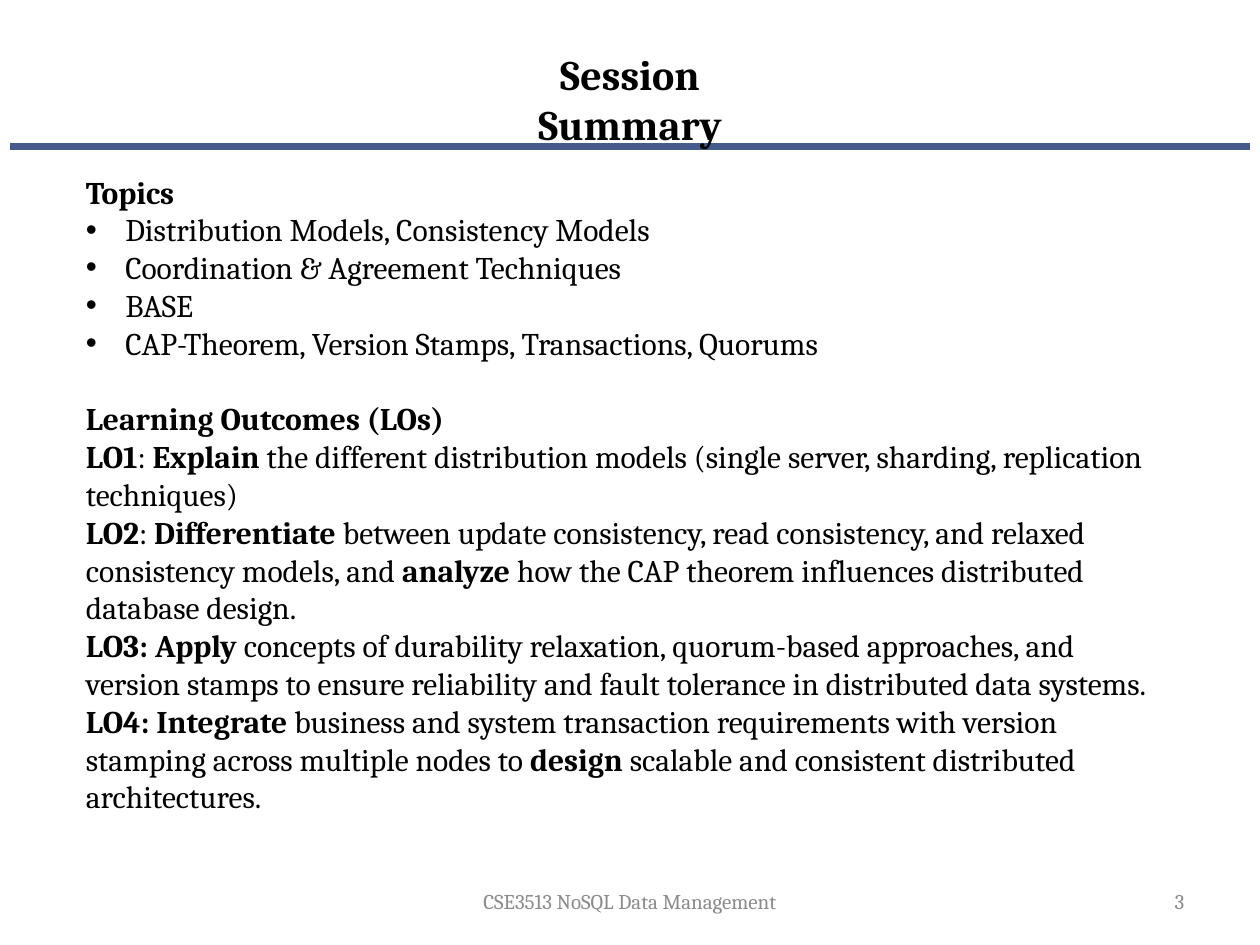
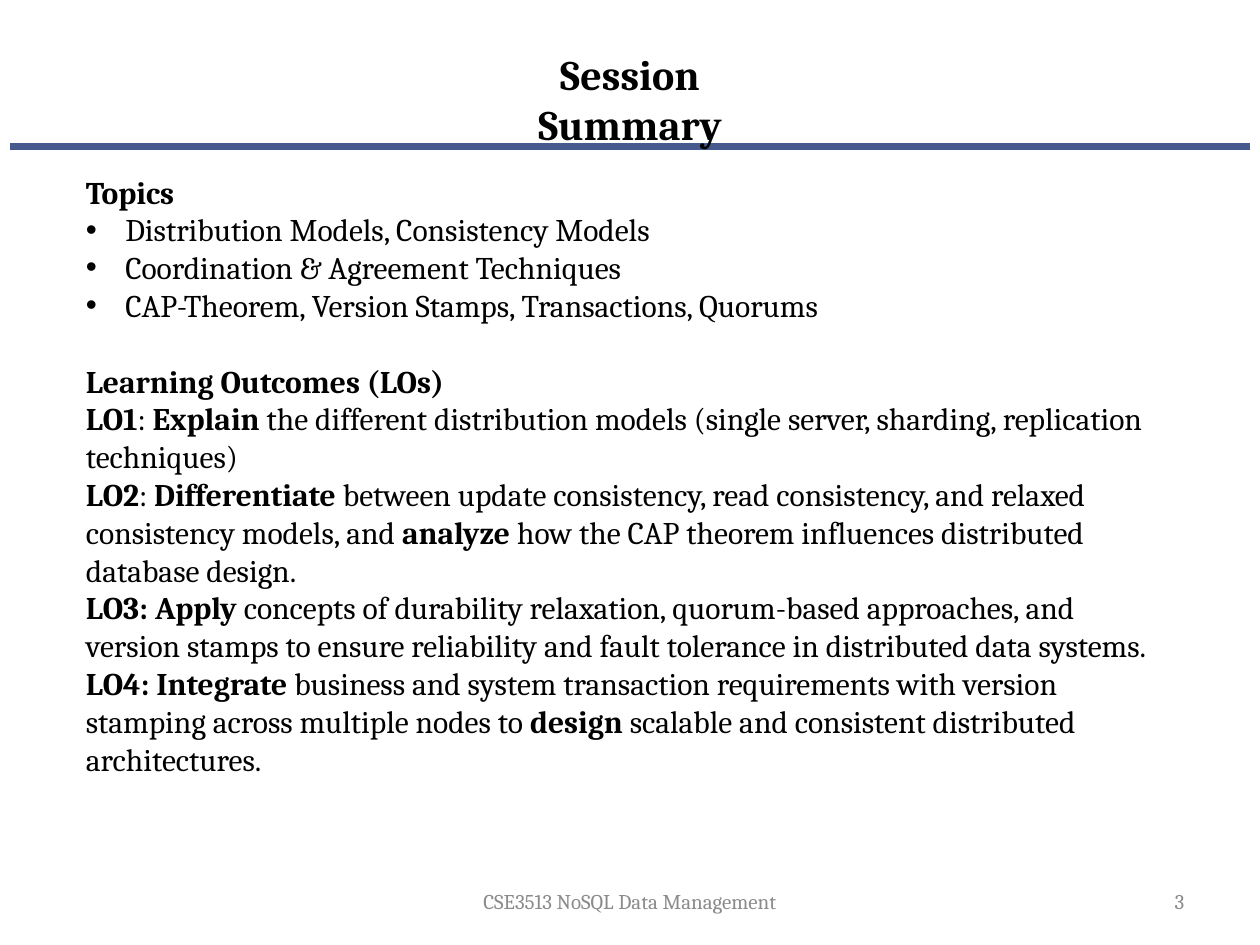
Before and after one commit to suniljeevan/NOSQL-2025, a slide deck: slide 3 of THEORY COURSE MATERIALS/Module 2.pptx. Drawn at 1260x945 pixels with LibreOffice and Linux fonts; fonts in the diff are those of the drawing; background and template pictures are left out. Boxes give left, top, right and bottom in pixels: in the first picture for what was removed or moved away, otherwise in the second. Text is boxed around its words. In the diff, an @@ line names an element or a change of style, - is before the commit and + after.

```diff
--- a/THEORY COURSE MATERIALS/Module 2.pptx
+++ b/THEORY COURSE MATERIALS/Module 2.pptx
@@ text at (x1=125, y1=295, x2=193, y2=318): paragraph removed @@
-• BASE
```
Also in this commit, not shown: 2 other slides changed.
